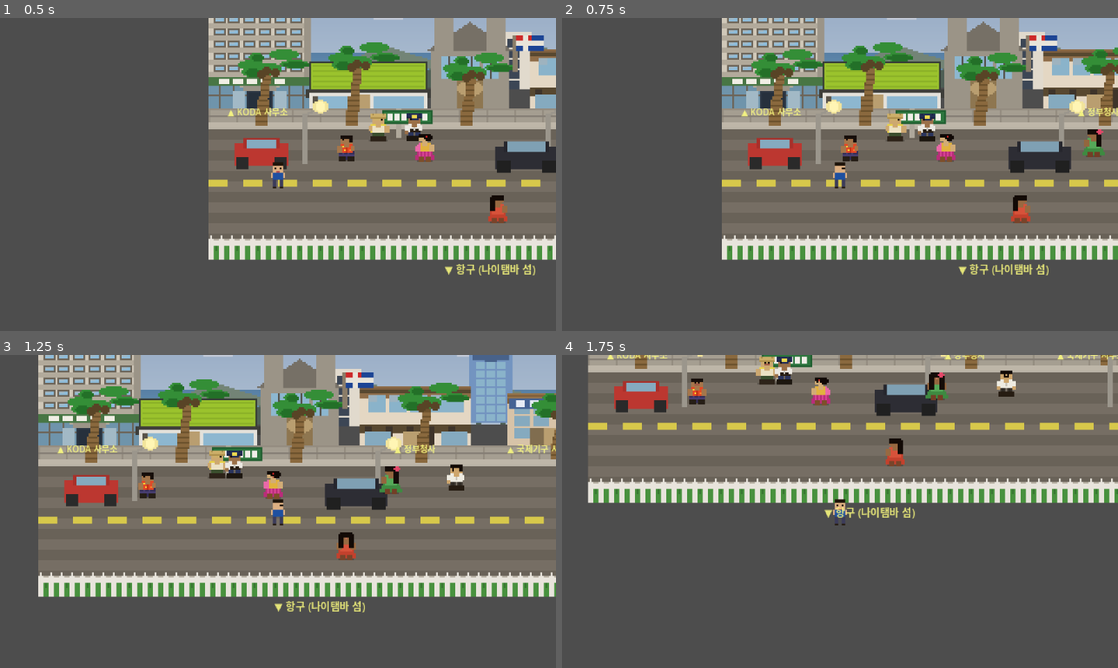
Above: before the commit, frames 1-4 (two rows, left to right).
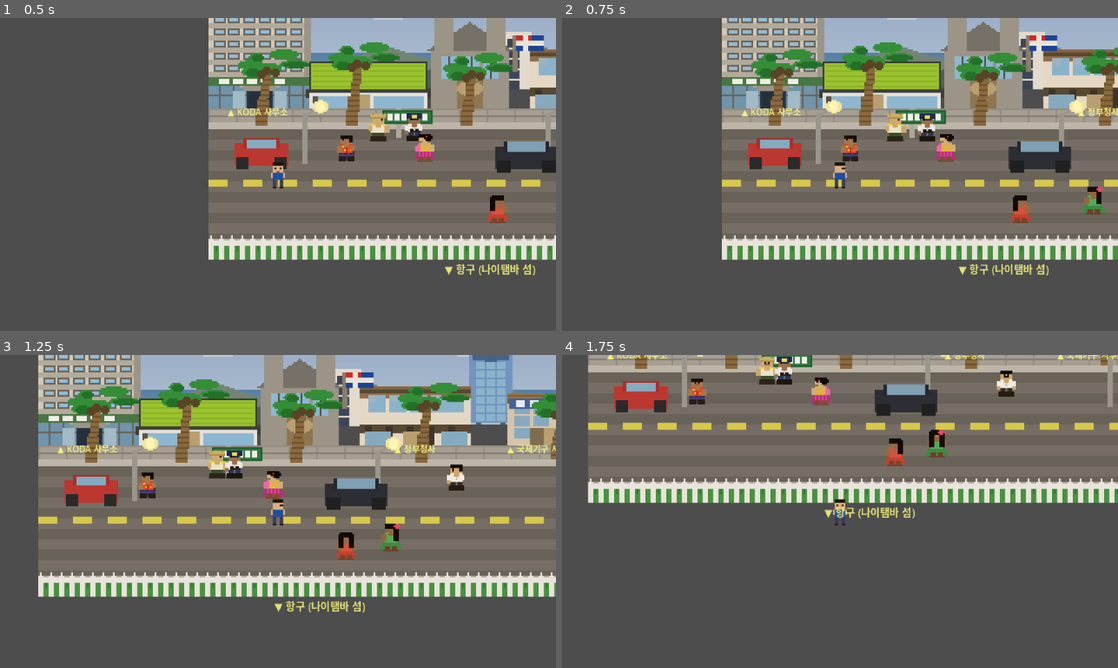
Above: after the commit, the same moments.

Repository: amnotyoung/idc-game
Game: Godot game, scene res://scenes/world/suva_street.tscn
The game is run twice, just before and just after one commit, with the same random seed, the same clock (stepped at 60 frames per second) and the same inputs. This scene is started directly instead of the project's main scene.
Inputs:
- Up to frame 1 (0.5 s): no input
- Up to frame 2 (0.75 s): tap Enter (ui_accept) at 0.5 s; hold Right (ui_right) from 0.53 s (still down)
- Up to frame 3 (1.25 s): keep holding Right (ui_right); tap Enter (ui_accept) at 0.77 s
- Up to frame 4 (1.75 s): release Right (ui_right) at 1.28 s; hold Down (ui_down) from 1.28 s (still down); tap Enter (ui_accept) at 1.52 s

Frame 1 is identical in both runs. In frame 2, 0.5% of the frame differs, in the area x 93-98%, y 35-63%; in frame 3, 0.5%; in frame 4, 0.6%, in the area x 65-70%, y 5-33%.

Commit message:
auto: update suva_street.tscn
Co-Authored-By: Claude Opus 4.6 (1M context) <noreply@anthropic.com>

Diff:
--- a/scenes/world/suva_street.tscn
+++ b/scenes/world/suva_street.tscn
@@ -234,9 +234,9 @@
 [node name="CollisionShape2D" type="CollisionShape2D" parent="StreetNPCs/Police"]
 shape = SubResource("npc_col")
 
-; NPC 5 — 여성 B 초록 드레스 + 꽃핀 (우측 상가 앞)
+; NPC 5 — 여성 B 초록 드레스 + 꽃핀 (도로 아래쪽 우측)
 [node name="BulaWoman2" type="CharacterBody2D" parent="StreetNPCs"]
-position = Vector2(230, 92)
+position = Vector2(230, 125)
 script = ExtResource("7")
 dialogue_id = "bula_woman_2"
 walk_range = 30.0
